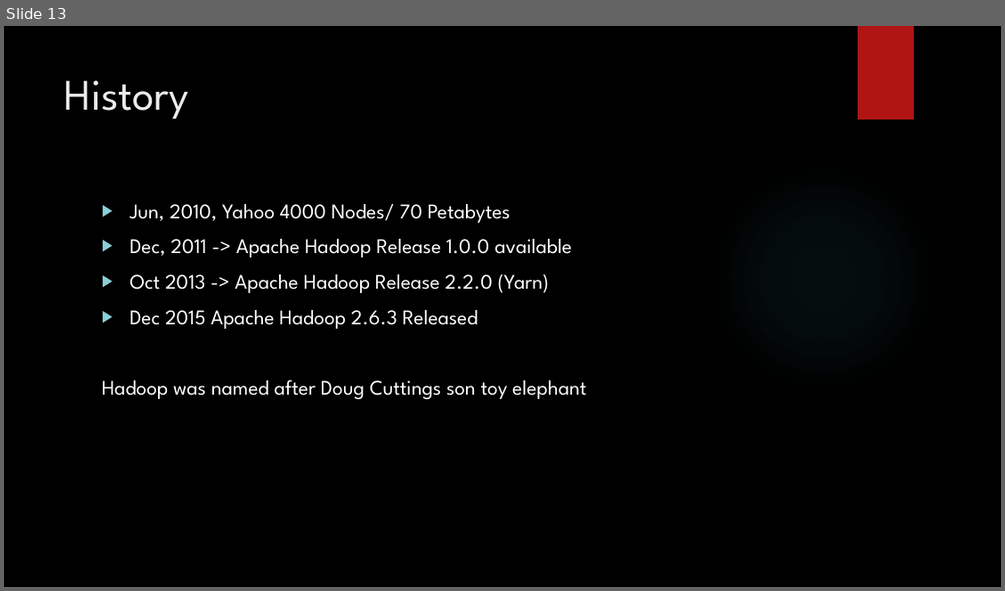
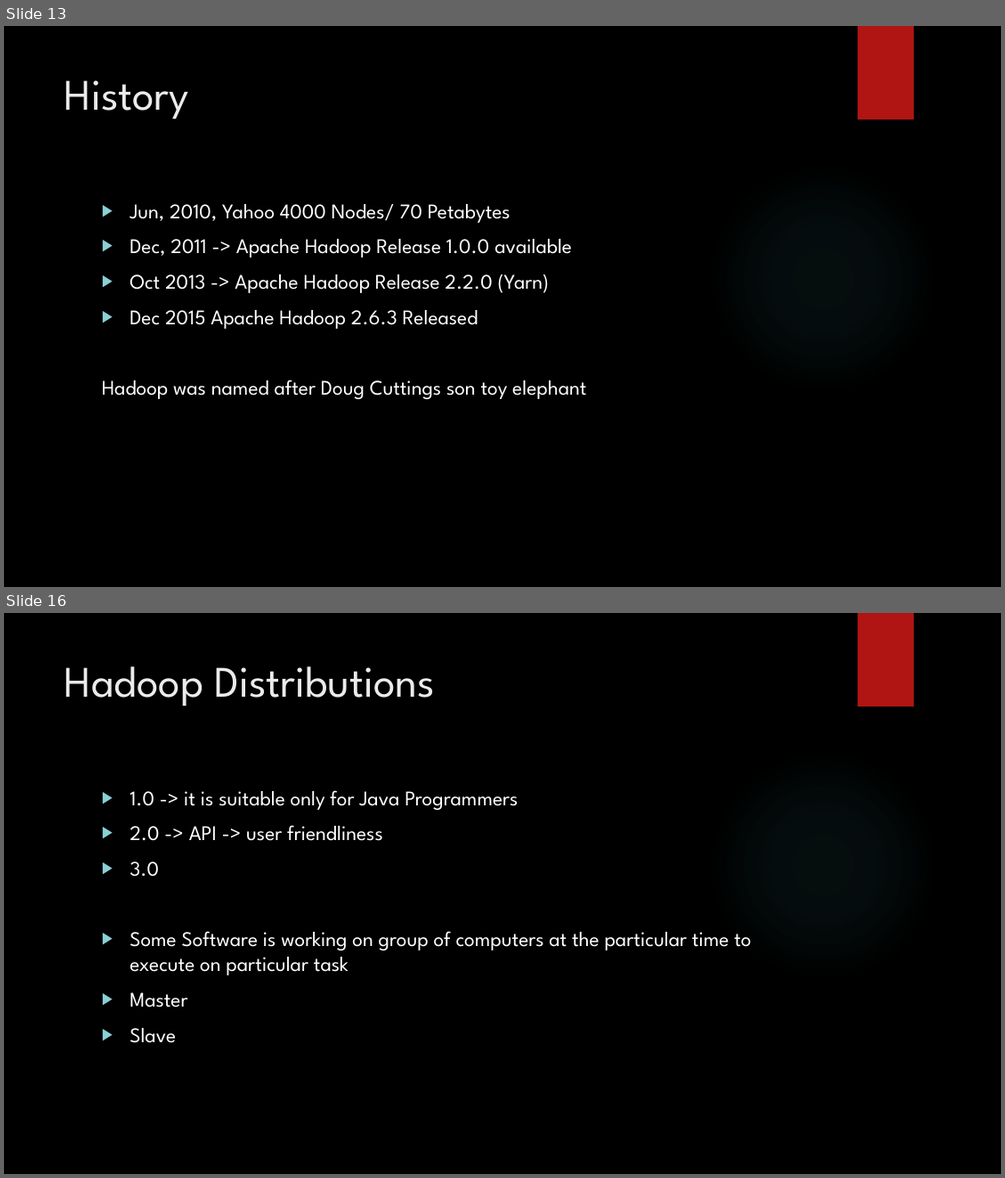
Before and after one commit to karthick1808/INTPUN19DW001, a slide deck: basics.pptx. Shown one above the other, each under a label of ours: slide 13 before the commit, slides 13 and 16 after it; the slides between them are not shown. The pictures are 1005x591 and 1005x1178 pixels, drawn with LibreOffice and Linux fonts; fonts in the diff are those of the drawing; background and template pictures are left out. Boxes give left, top, right and bottom in pixels: in the first picture for what was removed or moved away, otherwise in the second. Text is boxed around its words. In the diff, an @@ line names an element or a change of style, - is before the commit and + after.

```diff
--- a/basics.pptx
+++ b/basics.pptx
@@ slide 16 added at <box>4,613,1001,1174</box>, background picture (left out); not listed: 2 template elements that a slide beside it also shows @@
@@ title added at <box>65,666,435,706</box>, 42 pt, text #EBEBEB @@
+Hadoop Distributions
@@ text added at <box>129,790,751,1043</box>, 20 pt, text #FFFFFF @@
+▶ 1.0 -> it is suitable only for Java Programmers
+▶ 2.0 -> API -> user friendliness
+▶ 3.0
+▶ Some Software is working on group of computers at the particular time to execute on particular task
+▶ Master
+▶ Slave
```
Also in this commit, not shown: 4 other slides added.
